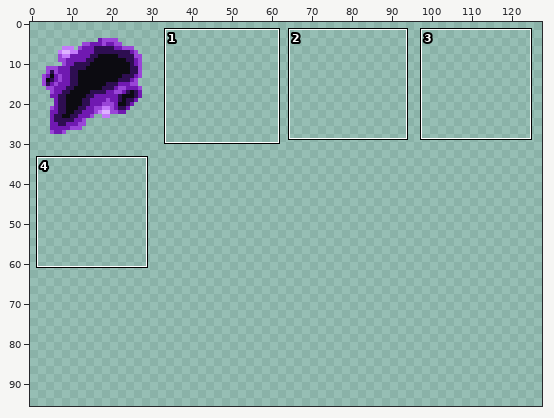
Sprite sheet: assets/non-animations/mote.png. The picture above shows the old version from afar; the outline marks the close-up.
Close-up. Before the commit:
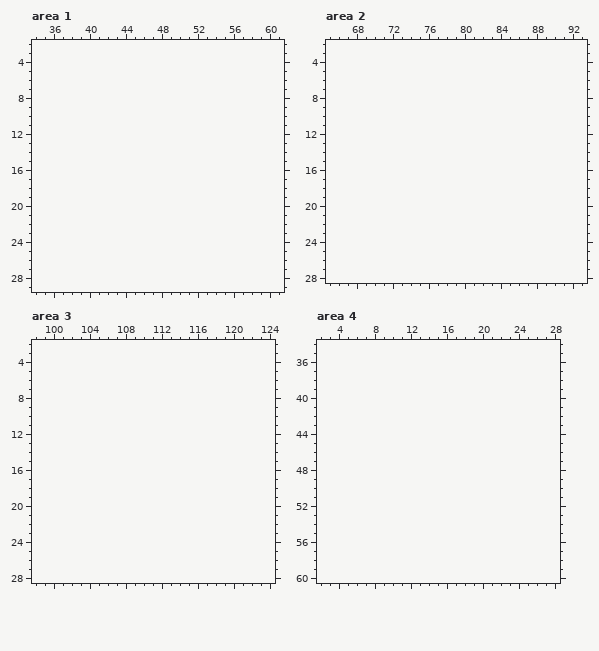
The file is 32x32 pixels. Shown: area 1: x 34..61, y 2..29; area 2: x 65..93, y 2..28; area 3: x 98..124, y 2..28; area 4: x 2..28, y 34..60. The old version is drawn lined up with the new one, on the new canvas. The commit also changed other parts of the picture, which this record leaves out.
New version:
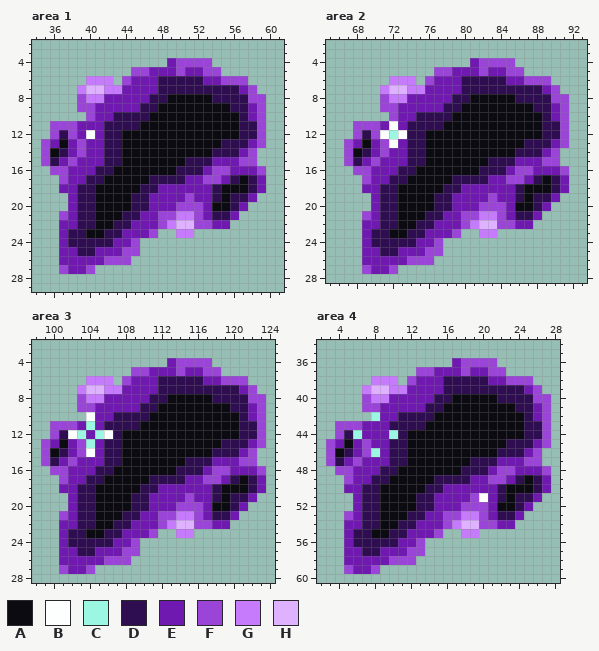
Palette (. is transparent): A #0c0b11  B #fdffff  C #9bf6e2  D #2e0e51  E #7019b1  F #9a45d8  G #c57bfb  H #deb2ff
Edits made:
canvas 32x32 -> 128x96
Changed rows in their new state; - is an unchanged pixel.
Area 1:
first column x 35:
 4 --------------EFFFF------
 5 ----------FFEEEFEEFF-----
 6 -----GGG-FEEEDDDDDEEFFF--
 7 ----GHHGGEEEEDDDDDDDDDEF-
 8 ----FGGEEEEEDDAAAAADDDDFF
 9 ----FFEEEEEDDAAAAAAAADDEF
10 -----FEEDDDDAAAAAAAAAADEF
11 -FFFEEEDDDDAAAAAAAAAAADDF
12 -FDFEBEDDAAAAAAAAAAAAADDF
13 FEAEFEEDDAAAAAAAAAAADDDEF
14 FADEFEEDDAAAAAAAAAADDDEF-
15 FDEFEEEDDAAAAAAADDDEEEFF-
16 -FFEEEDDAAAAAAADDDEFFEEEF
17 --FEEDDAAAAADDDDEEFFEDADE
18 --EEDDAAAAADDEEEEEEDAAADE
19 ---EDDAAAADDEEEEFEEDADDE-
20 ---EDDAAAADDEEEFFFEAADE--
21 --FEDDAAADDEEFFGGFEDDE---
22 --EEDDAADDEEEFGHHFFEE----
23 --EDDAADDEEEF--GG--------
24 --EDDDDDEEF--------------
25 --EEDDEEEFF--------------
26 --EEEEEFFF---------------
27 --FEEF-------------------
Area 2:
first column x 67:
 4 --------------EFFFF------
 5 ----------FFEEEFEEFF-----
 6 -----GGG-FEEEDDDDDEEFFF--
 7 ----GHHGGEEEEDDDDDDDDDEF-
 8 ----FGGEEEEEDDAAAAADDDDFF
 9 ----FFEEEEEDDAAAAAAAADDEF
10 -----FEEDDDDAAAAAAAAAADEF
11 -FFFEBEDDDDAAAAAAAAAAADDF
12 -FDFBCBDDAAAAAAAAAAAAADDF
13 FEAEFBEDDAAAAAAAAAAADDDEF
14 FADEFEEDDAAAAAAAAAADDDEF-
15 FDEFEEEDDAAAAAAADDDEEEFF-
16 -FFEEEDDAAAAAAADDDEFFEEEF
17 --FEEDDAAAAADDDDEEFFEDADE
18 --EEDDAAAAADDEEEEEEDAAADE
19 ---EDDAAAADDEEEEFEEDADDE-
20 ---EDDAAAADDEEEFFFEAADE--
21 --FEDDAAADDEEFFGGFEDDE---
22 --EEDDAADDEEEFGHHFFEE----
23 --EDDAADDEEEF--GG--------
24 --EDDDDDEEF--------------
25 --EEDDEEEFF--------------
26 --EEEEEFFF---------------
27 --FEEF-------------------
Area 3:
first column x 99:
 4 --------------EFFFF------
 5 ----------FFEEEFEEFF-----
 6 -----GGG-FEEEDDDDDEEFFF--
 7 ----GHHGGEEEEDDDDDDDDDEF-
 8 ----FGGEEEEEDDAAAAADDDDFF
 9 ----FFEEEEEDDAAAAAAAADDEF
10 -----BEEDDDDAAAAAAAAAADEF
11 -FFFECEDDDDAAAAAAAAAAADDF
12 -FDBCECBDAAAAAAAAAAAAADDF
13 FEAEFCEDDAAAAAAAAAAADDDEF
14 FADEFBEDDAAAAAAAAAADDDEF-
15 FDEFEEEDDAAAAAAADDDEEEFF-
16 -FFEEEDDAAAAAAADDDEFFEEEF
17 --FEEDDAAAAADDDDEEFFEDADE
18 --EEDDAAAAADDEEEEEEDAAADE
19 ---EDDAAAADDEEEEFEEDADDE-
20 ---EDDAAAADDEEEFFFEAADE--
21 --FEDDAAADDEEFFGGFEDDE---
22 --EEDDAADDEEEFGHHFFEE----
23 --EDDAADDEEEF--GG--------
24 --EDDDDDEEF--------------
25 --EEDDEEEFF--------------
26 --EEEEEFFF---------------
27 --FEEF-------------------
Area 4:
first column x 3:
36 --------------EFFFF------
37 ----------FFEEEFEEFF-----
38 -----GGG-FEEEDDDDDEEFFF--
39 ----GHHGGEEEEDDDDDDDDDEF-
40 ----FGGEEEEEDDAAAAADDDDFF
41 ----FFEEEEEDDAAAAAAAADDEF
42 -----CEEDDDDAAAAAAAAAADEF
43 -FFFEEEDDDDAAAAAAAAAAADDF
44 -FDCEEECDAAAAAAAAAAAAADDF
45 FEAEFEEDDAAAAAAAAAAADDDEF
46 FADEFCEDDAAAAAAAAAADDDEF-
47 FDEFEEEDDAAAAAAADDDEEEFF-
48 -FFEEEDDAAAAAAADDDEFFEEEF
49 --FEEDDAAAAADDDDEEFFEDADE
50 --EEDDAAAAADDEEEEEEDAAADE
51 ---EDDAAAADDEEEEFBEDADDE-
52 ---EDDAAAADDEEEFFFEAADE--
53 --FEDDAAADDEEFFGGFEDDE---
54 --EEDDAADDEEEFGHHFFEE----
55 --EDDAADDEEEF--GG--------
56 --EDDDDDEEF--------------
57 --EEDDEEEFF--------------
58 --EEEEEFFF---------------
59 --FEEF-------------------
Where, in picture pixels (left, top, right, bottom), the same in both close-ups:
added: (41, 58, 266, 274)
added: (344, 58, 569, 274)
added: (41, 358, 266, 574)
added: (326, 358, 551, 574)
